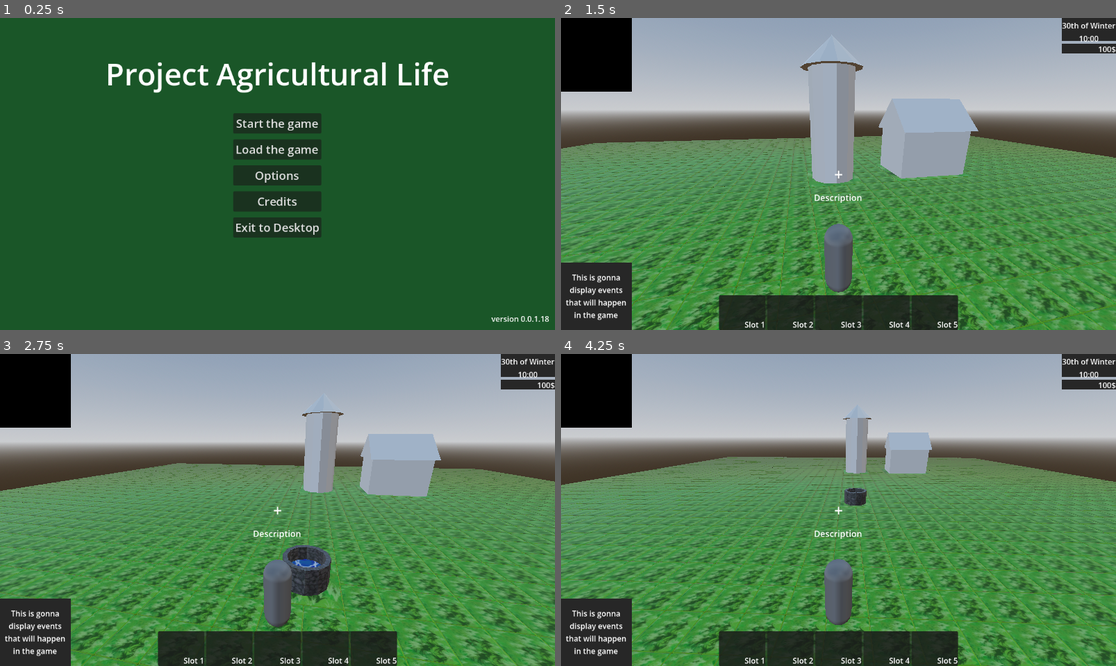
Above: before the commit, frames 1-4 (two rows, left to right).
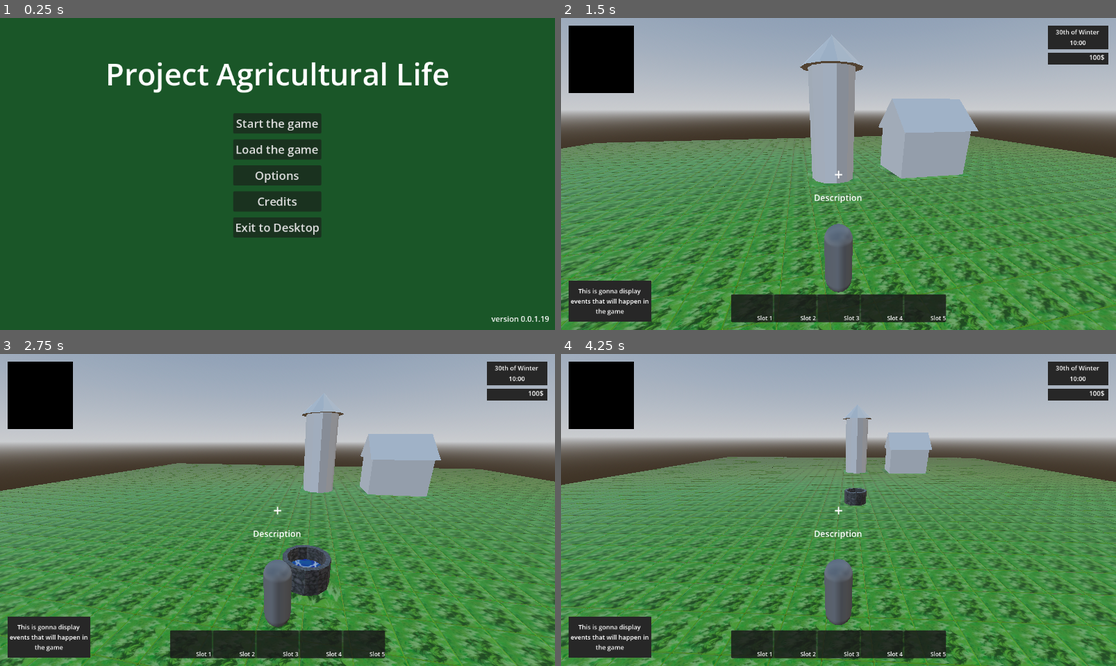
Above: after the commit, the same moments.

Repository: MatGalos/project-agriculural-life
Game: Godot game, scene res://Scenes/UIs/Menus/LaunchMenu/MainMenu.tscn
Two runs of this game, one before a commit and one after it. Both use one fixed random seed, a clock stepped at 60 frames per second and the inputs below.
Inputs (mouse positions are in pixels of both pictures, inside the frame that each line leads up to):
- Up to frame 1 (0.25 s): no input
- Up to frame 2 (1.5 s): click "Start the game" at 0.5 s; tap Enter at 1.25 s; move the mouse to (866, 174) at 1.27 s; hold Up (ui_up) from 1.28 s (still down)
- Up to frame 3 (2.75 s): keep holding Up (ui_up); move the mouse to (249, 510) at 2.02 s
- Up to frame 4 (4.25 s): keep holding Up (ui_up); move the mouse to (849, 503) at 2.77 s; move the mouse to (832, 516) at 3.52 s

The runs differ from the first frame. In frame 1, less than 0.1% of the frame differs, in the area x 98-99%, y 95-98%; in frame 2, 6.0%; in frame 3, 6.0%, in the area x 0-100%, y 0-100%; in frame 4, 6.0%.

Commit message:
fixed resizing

Diff:
--- a/Scenes/UIs/PlayerHUD/player_hud.tscn
+++ b/Scenes/UIs/PlayerHUD/player_hud.tscn
@@ -49,11 +49,14 @@
 horizontal_alignment = 1
 
 [node name="FundsController" type="Control" parent="Root" unique_id=1626376011]
-anchors_preset = 0
-offset_left = 1040.0
+layout_mode = 1
+anchors_preset = 1
+anchor_left = 1.0
+anchor_right = 1.0
+offset_left = -112.0
 offset_top = 53.0
-offset_right = 1152.0
 offset_bottom = 73.0
+grow_horizontal = 0
 
 [node name="ColorRect" type="ColorRect" parent="Root/FundsController" unique_id=1870293777]
 layout_mode = 0
--- a/Scripts/UIs/PlayerHUD/player_hud.gd
+++ b/Scripts/UIs/PlayerHUD/player_hud.gd
@@ -2,17 +2,79 @@
 
 const CROSSHAIR_SIZE := 40.0
 
+@onready var date_time_controller: Control = $Root/DateTimeController
+@onready var date_time_bg: ColorRect = $Root/DateTimeController/ColorRect
+@onready var date_time_container: VBoxContainer = $Root/DateTimeController/DateTimeContainer
+@onready var date_label: Label = $Root/DateTimeController/DateTimeContainer/DateLabel
+@onready var time_label: Label = $Root/DateTimeController/DateTimeContainer/TimeLabel
+@onready var funds_controller: Control = $Root/FundsController
+@onready var funds_bg: ColorRect = $Root/FundsController/ColorRect
+@onready var funds_label: Label = $Root/FundsController/FundsLabel
+@onready var event_controller: Control = $Root/EventController
+@onready var event_label: Label = $Root/EventController/EventLabel
+@onready var map_controller: Control = $Root/MapController
+@onready var quick_inventory_controller: Control = $Root/QuickInventoryController
+@onready var inventory_slot_1: PanelContainer = $Root/QuickInventoryController/PanelContainer/HBoxContainer/Slot1
+@onready var inventory_slot_2: PanelContainer = $Root/QuickInventoryController/PanelContainer/HBoxContainer/Slot2
+@onready var inventory_slot_3: PanelContainer = $Root/QuickInventoryController/PanelContainer/HBoxContainer/Slot3
+@onready var inventory_slot_4: PanelContainer = $Root/QuickInventoryController/PanelContainer/HBoxContainer/Slot4
+@onready var inventory_slot_5: PanelContainer = $Root/QuickInventoryController/PanelContainer/HBoxContainer/Slot5
 @onready var prompt_label: Label = $Root/CenterContainer/PromptLabel
 
 
 func _ready() -> void:
-	get_viewport().size_changed.connect(_update_prompt_layout)
-	_update_prompt_layout()
+	get_viewport().size_changed.connect(_update_layout)
+	_update_layout()
 
 
-func _update_prompt_layout() -> void:
+func _update_layout() -> void:
 	var viewport_size: Vector2 = get_viewport().get_visible_rect().size
 	var min_axis: float = minf(viewport_size.x, viewport_size.y)
+	var ui_scale: float = clampf(min_axis / 720.0, 0.78, 1.35)
+	var margin: float = clampf(min_axis * 0.025, 12.0, 32.0)
+
+	_update_corner_panels(ui_scale, margin)
+	_update_bottom_panels(ui_scale, margin)
+	_update_center_prompt(viewport_size, min_axis)
+
+
+func _update_corner_panels(ui_scale: float, margin: float) -> void:
+	var date_width: float = 140.0 * ui_scale
+	var date_height: float = 54.0 * ui_scale
+	var funds_width: float = date_width
+	var funds_height: float = 28.0 * ui_scale
+	var map_size: Vector2 = Vector2(150.0, 156.0) * ui_scale
+
+	_set_top_right_rect(date_time_controller, margin, margin, date_width, date_height)
+	_set_rect(date_time_bg, 0.0, 0.0, date_width, date_height)
+	_set_rect(date_time_container, 0.0, 4.0 * ui_scale, date_width, date_height - (8.0 * ui_scale))
+
+	_set_top_right_rect(funds_controller, margin, margin + date_height + (8.0 * ui_scale), funds_width, funds_height)
+	_set_rect(funds_bg, 0.0, 0.0, funds_width, funds_height)
+	_set_rect(funds_label, 0.0, 0.0, funds_width - (8.0 * ui_scale), funds_height)
+
+	_set_rect(map_controller, margin, margin, map_size.x, map_size.y)
+	date_label.add_theme_font_size_override("font_size", roundi(14.0 * ui_scale))
+	time_label.add_theme_font_size_override("font_size", roundi(14.0 * ui_scale))
+	funds_label.add_theme_font_size_override("font_size", roundi(15.0 * ui_scale))
+
+
+func _update_bottom_panels(ui_scale: float, margin: float) -> void:
+	var event_size: Vector2 = Vector2(190.0, 96.0) * ui_scale
+	var slot_size: Vector2 = Vector2(96.0, 64.0) * ui_scale
+	var inventory_width: float = slot_size.x * 5.0
+	var inventory_height: float = slot_size.y
+
+	_set_bottom_left_rect(event_controller, margin, margin, event_size.x, event_size.y)
+	_set_bottom_center_rect(quick_inventory_controller, margin, inventory_width, inventory_height)
+
+	_set_inventory_slot_sizes(slot_size)
+
+	event_label.add_theme_font_size_override("font_size", roundi(14.0 * ui_scale))
+	_update_inventory_label_fonts(roundi(13.0 * ui_scale))
+
+
+func _update_center_prompt(viewport_size: Vector2, min_axis: float) -> void:
 	var prompt_width: float = clampf(viewport_size.x * 0.42, 280.0, 640.0)
 	var prompt_gap: float = clampf(min_axis * 0.045, 28.0, 64.0)
 	var prompt_font_size: int = roundi(clampf(min_axis * 0.026, 18.0, 28.0))
@@ -24,3 +86,52 @@
 	prompt_label.offset_right = prompt_width * 0.5
 	prompt_label.offset_bottom = prompt_top + prompt_height
 	prompt_label.add_theme_font_size_override("font_size", prompt_font_size)
+
+
+func _set_rect(control: Control, left: float, top: float, width: float, height: float) -> void:
+	control.offset_left = left
+	control.offset_top = top
+	control.offset_right = left + width
+	control.offset_bottom = top + height
+
+
+func _set_top_right_rect(control: Control, right_margin: float, top: float, width: float, height: float) -> void:
+	control.offset_left = -right_margin - width
+	control.offset_top = top
+	control.offset_right = -right_margin
+	control.offset_bottom = top + height
+
+
+func _set_bottom_left_rect(control: Control, left: float, bottom_margin: float, width: float, height: float) -> void:
+	control.offset_left = left
+	control.offset_top = -bottom_margin - height
+	control.offset_right = left + width
+	control.offset_bottom = -bottom_margin
+
+
+func _set_bottom_center_rect(control: Control, bottom_margin: float, width: float, height: float) -> void:
+	control.offset_left = -width * 0.5
+	control.offset_top = -bottom_margin - height
+	control.offset_right = width * 0.5
+	control.offset_bottom = -bottom_margin
+
+
+func _set_inventory_slot_sizes(slot_size: Vector2) -> void:
+	inventory_slot_1.custom_minimum_size = slot_size
+	inventory_slot_2.custom_minimum_size = slot_size
+	inventory_slot_3.custom_minimum_size = slot_size
+	inventory_slot_4.custom_minimum_size = slot_size
+	inventory_slot_5.custom_minimum_size = slot_size
+
+
+func _update_inventory_label_fonts(font_size: int) -> void:
+	_set_slot_label_font_size(inventory_slot_1, font_size)
+	_set_slot_label_font_size(inventory_slot_2, font_size)
+	_set_slot_label_font_size(inventory_slot_3, font_size)
+	_set_slot_label_font_size(inventory_slot_4, font_size)
+	_set_slot_label_font_size(inventory_slot_5, font_size)
+
+
+func _set_slot_label_font_size(slot: PanelContainer, font_size: int) -> void:
+	var label: Label = slot.get_node("Label") as Label
+	label.add_theme_font_size_override("font_size", font_size)
--- a/project.godot
+++ b/project.godot
@@ -11,7 +11,7 @@
 [application]
 
 config/name="Project_Agricultural_life"
-config/version="0.0.1.18"
+config/version="0.0.1.19"
 run/main_scene="uid://bg2wnf0pafkqt"
 config/features=PackedStringArray("4.6", "Forward Plus")
 config/icon="res://Assets/Icons/AppIcons/icon.svg"
